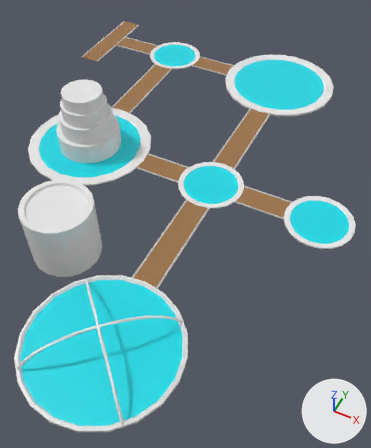
What one commit did to the glTF model WebaResort/BasePlatforms_HP.glb.
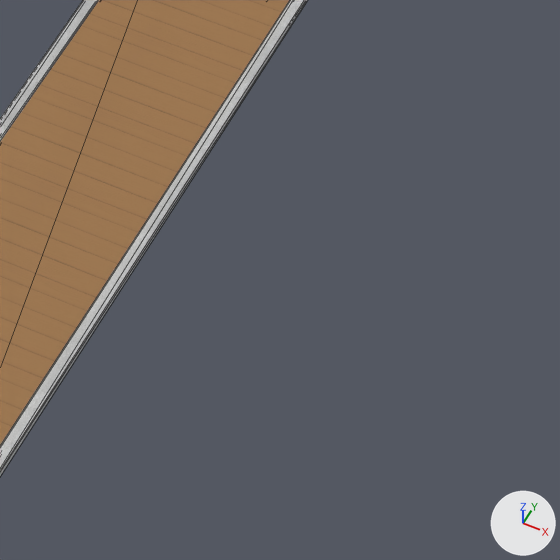
The first picture shows the older version from a 50 mm camera at (63.0, -150.0, 156.0) aimed at (-5.0, -14.0, -14.0). The close-ups show both versions on the part from 44% to 65% of the width and 48% to 65% of the height of that picture; other places that the commit changed are outside them. Lighting does not change. The marker at lower right points along +X, +Y and +Z. The close-ups show mesh edges as thin lines. Where no turn or scale is listed for an object, it has been applied to the vertices.

The first close-up shows 'BridgeDouble_MP'.
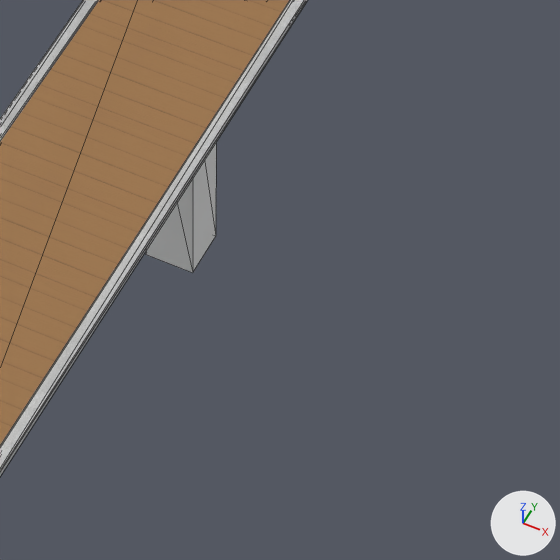
What differs and where, as boxes (x1, y1, x2, y2) in the close-ups (560 x 560 px):
'Support1', added
    after: (146, 143, 216, 273)

Edits to the bpy script that builds the scene:
```text
Add me_support1:
    me_support1.from_pydata([(-1.9, -2.1, 12.8), (1.9, -2.1, 12.8), (-2.7, -3.0, 15.0), (2.7, -3.0, 15.0), (-2.7, 3.0, 15.0), (2.7, 3.0, 15.0), (-1.9, 2.1, 12.8), (1.9, 2.1, 12.8), (-1.4, -1.6, 12.4), (1.4, -1.6, 12.4), (1.4, 1.6, 12.4), (-1.4, 1.6, 12.4), (-1.6, -1.6, -4.8), (1.6, -1.6, -4.8), (1.6, 1.6, -4.8), (-1.6, 1.6, -4.8)], [], [(0, 1, 2), (2, 1, 3), (4, 5, 6), (6, 5, 7), (1, 7, 3), (3, 7, 5), (6, 0, 4), (4, 0, 2), (8, 9, 0), (0, 9, 1), (9, 10, 1), (1, 10, 7), (6, 7, 11), (11, 7, 10), (11, 8, 6), (6, 8, 0), (12, 13, 8), (8, 13, 9), (13, 14, 9), (9, 14, 10), (11, 10, 15), (15, 10, 14), (15, 12, 11), (11, 12, 8)])
    me_support1.materials.append(mat_stone)  # its picture is missing
Add ob_support1:
    ob_support1 = bpy.data.objects.new('Support1', me_support1)
    ob_support1.location = (0.0, -22.32, -15.13)
```
